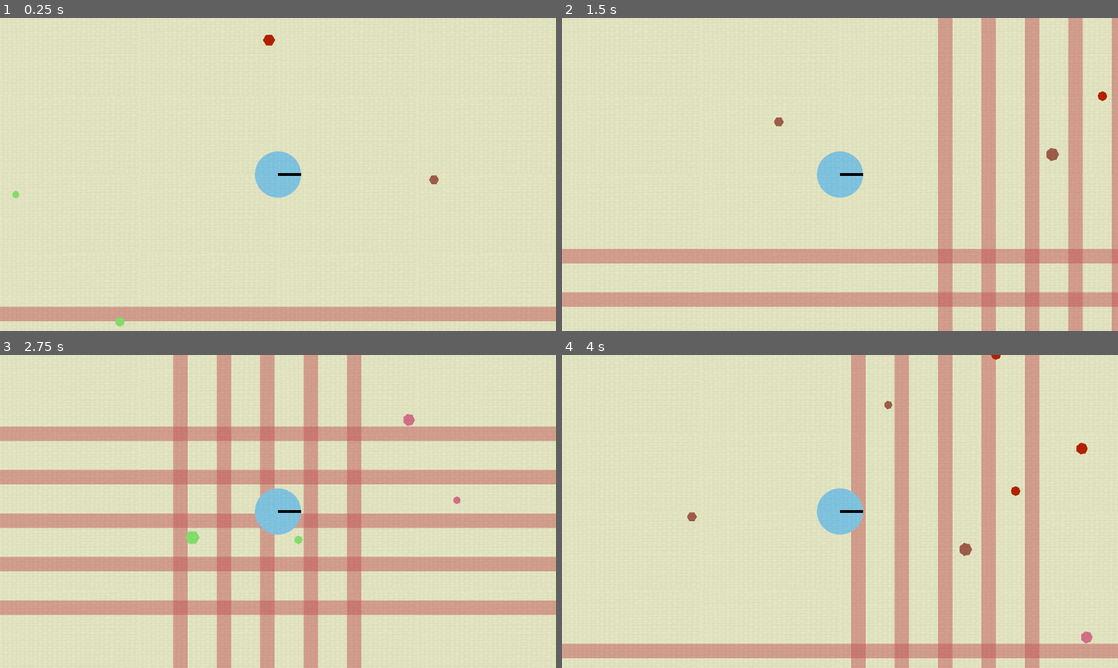
Above: before the commit, frames 1-4 (two rows, left to right).
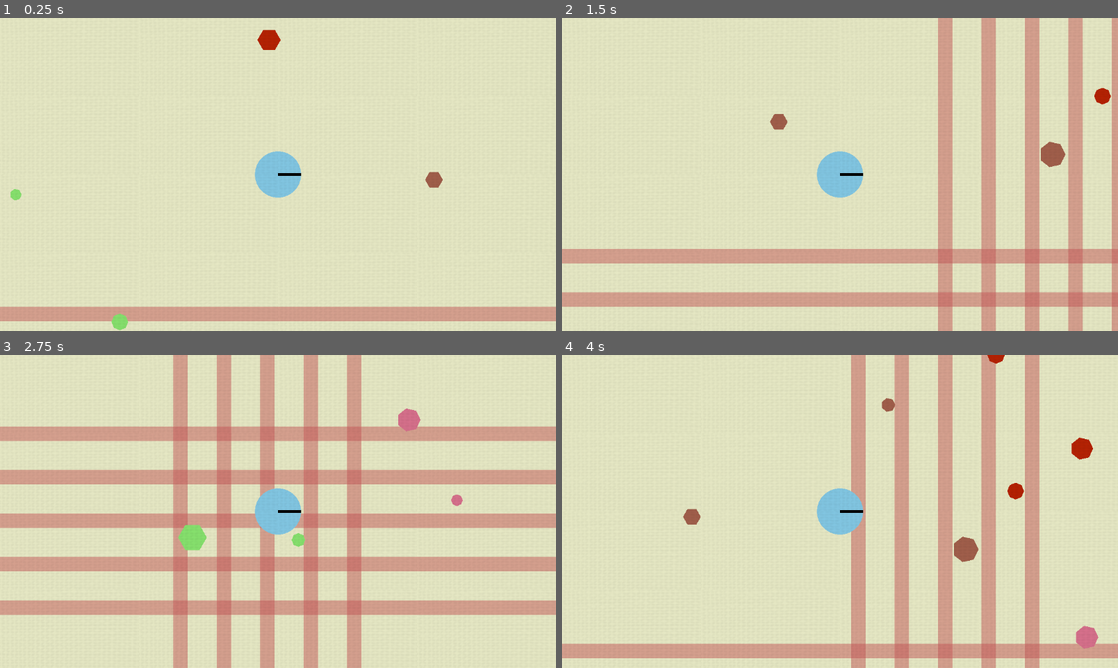
Above: after the commit, the same moments.

Repository: bjornarprytz/dream-deeper-and-deeper
Game: Godot game, scene res://main.tscn
The game is run twice, just before and just after one commit, with the same random seed, the same clock (stepped at 60 frames per second) and the same inputs.
Inputs:
- Up to frame 1 (0.25 s): no input
- Up to frame 2 (1.5 s): tap Enter at 0.5 s; hold Right (ui_right) 0.53-1.28 s; hold Down (ui_down) from 1.28 s (still down)
- Up to frame 3 (2.75 s): release Down (ui_down) at 2.03 s; hold Right (ui_right) from 2.03 s (still down)
- Up to frame 4 (4 s): release Right (ui_right) at 2.78 s; hold Up (ui_up) 2.78-3.53 s; hold Left (ui_left) from 3.53 s (still down)

The runs differ from the first frame. In frame 1, 0.4% of the frame differs, in the area x 1-80%, y 3-100%; in frame 2, 0.4%; in frame 3, 0.5%; in frame 4, 0.8%, in the area x 21-97%, y 0-94%.
Error in both runs: Invalid assignment of property or key 'scale' with value of type 'Vector2' on a base object of type 'Nil'. (res://autoload/spawner.gd:43)

Commit message:
wip flower pollen

Diff:
--- a/src/autoload/spawner.gd
+++ b/src/autoload/spawner.gd
@@ -33,7 +33,7 @@
 
 
 static func _randomize_flower(flower: Flower) -> Flower:
-	var s = randf_range(.1, .2)
+	var s = randf_range(.15, .4)
 	flower.scale = Vector2(s, s)
 	flower.modulate = Global.palette_plants.pick_random()
 	return flower
--- a/src/critters/flower.gd
+++ b/src/critters/flower.gd
@@ -1,5 +1,7 @@
 class_name Flower
 extends Node2D
+
+
 
 
 # Called when the node enters the scene tree for the first time.
--- a/src/critters/pent/pentagonia.tscn
+++ b/src/critters/pent/pentagonia.tscn
@@ -8,6 +8,35 @@
 
 [node name="Body" parent="." instance=ExtResource("2_1vn31")]
 n_sides = 5
+polygon = PackedVector2Array(25, 0, 7.72542, 23.7764, -20.2254, 14.6946, -20.2254, -14.6946, 7.72542, -23.7764)
+
+[node name="Pattern" type="Polygon2D" parent="Body"]
+clip_children = 1
+polygon = PackedVector2Array(25, 0, 7.72542, 23.7764, -20.2254, 14.6946, -20.2254, -14.6946, 7.72542, -23.7764)
+
+[node name="1" type="Line2D" parent="Body/Pattern"]
+scale = Vector2(0.2, 0.2)
+points = PackedVector2Array(25, 0, 7.72542, 23.7764, -20.2254, 14.6946, -20.2254, -14.6946, 7.72543, -23.7764)
+closed = true
+width = 1.0
+default_color = Color(0.262745, 0.262745, 0.262745, 1)
+joint_mode = 2
+
+[node name="2" type="Line2D" parent="Body/Pattern"]
+scale = Vector2(0.5, 0.5)
+points = PackedVector2Array(25, 0, 7.72542, 23.7764, -20.2254, 14.6946, -20.2254, -14.6946, 7.72543, -23.7764)
+closed = true
+width = 1.0
+default_color = Color(0.262745, 0.262745, 0.262745, 1)
+joint_mode = 2
+
+[node name="3" type="Line2D" parent="Body/Pattern"]
+scale = Vector2(0.7, 0.7)
+points = PackedVector2Array(25, 0, 7.72542, 23.7764, -20.2254, 14.6946, -20.2254, -14.6946, 7.72543, -23.7764)
+closed = true
+width = 1.0
+default_color = Color(0.262745, 0.262745, 0.262745, 1)
+joint_mode = 2
 
 [connection signal="body_entered" from="Body" to="." method="_on_body_body_entered"]
 [connection signal="body_exited" from="Body" to="." method="_on_body_body_exited"]
--- a/src/critters/tri/tri.tscn
+++ b/src/critters/tri/tri.tscn
@@ -20,6 +20,7 @@
 
 [node name="Body" parent="." instance=ExtResource("3_14iat")]
 n_sides = 3
+polygon = PackedVector2Array(25, 0, -12.5, 21.6506, -12.5, -21.6506)
 
 [connection signal="body_entered" from="Senses" to="." method="_on_senses_body_entered"]
 [connection signal="body_exited" from="Senses" to="." method="_on_senses_body_exited"]
--- a/src/player/player.tscn
+++ b/src/player/player.tscn
@@ -12,6 +12,7 @@
 [node name="Body" parent="." instance=ExtResource("2_hqlah")]
 radius = 16.0
 n_sides = 30
+polygon = PackedVector2Array(16, 0, 15.6504, 3.32659, 14.6167, 6.50779, 12.9443, 9.40456, 10.7061, 11.8903, 8, 13.8564, 4.94427, 15.2169, 1.67246, 15.9124, -1.67246, 15.9124, -4.94427, 15.2169, -8, 13.8564, -10.7061, 11.8903, -12.9443, 9.40456, -14.6167, 6.50779, -15.6504, 3.32659, -16, 1.95937e-15, -15.6504, -3.32659, -14.6167, -6.50779, -12.9443, -9.40456, -10.7061, -11.8903, -8, -13.8564, -4.94427, -15.2169, -1.67246, -15.9124, 1.67246, -15.9124, 4.94427, -15.2169, 8, -13.8564, 10.7061, -11.8903, 12.9443, -9.40456, 14.6167, -6.50779, 15.6504, -3.32659)
 
 [node name="Nose" type="Line2D" parent="."]
 points = PackedVector2Array(16, 0, 0, 0)
--- a/src/tools/RegularPolygon.gd
+++ b/src/tools/RegularPolygon.gd
@@ -28,13 +28,15 @@
 		_update_polygon.call_deferred()
 
 @export var disable_collider: bool:
-	get:
-		return disable_collider
 	set(value):
 		if (value == disable_collider):
 			return
 		disable_collider = value
 		_update_polygon.call_deferred()
+
+@export var polygon: PackedVector2Array:
+	get:
+		return drawn.polygon
 
 @onready var drawn : Polygon2D = $Drawn
 @onready var collision : CollisionPolygon2D = $Collision
--- a/src/tools/RegularPolygon.tscn
+++ b/src/tools/RegularPolygon.tscn
@@ -5,6 +5,7 @@
 [node name="Body" type="Area2D"]
 script = ExtResource("1_2l3bt")
 n_sides = 8
+polygon = PackedVector2Array(25, 0, 17.6777, 17.6777, 1.53076e-15, 25, -17.6777, 17.6777, -25, 3.06152e-15, -17.6777, -17.6777, -4.59227e-15, -25, 17.6777, -17.6777)
 
 [node name="Drawn" type="Polygon2D" parent="."]
 polygon = PackedVector2Array(25, 0, 17.6777, 17.6777, 1.53076e-15, 25, -17.6777, 17.6777, -25, 3.06152e-15, -17.6777, -17.6777, -4.59227e-15, -25, 17.6777, -17.6777)
